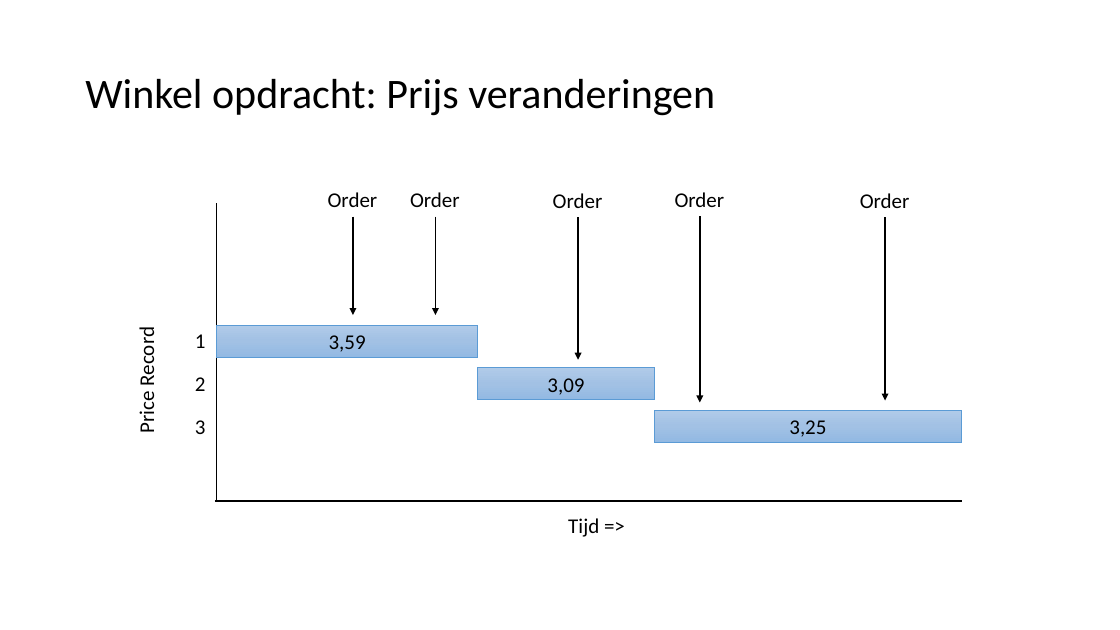
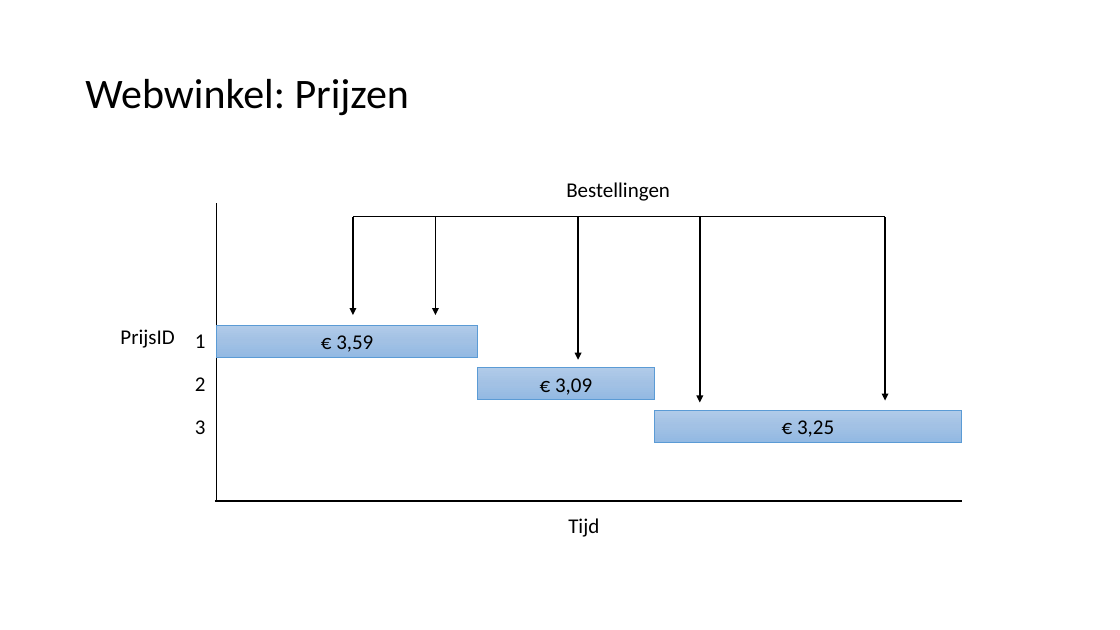
Before and after one commit to LFKoning/knowledge-sharing, a slide deck: slide 7 of sql/terugkom_ochtend/sql_terugkom_ochtend.pptx (slide 5 before the commit). Drawn at 1120x630 pixels with LibreOffice and Linux fonts; fonts in the diff are those of the drawing. Boxes give left, top, right and bottom in pixels: in the first picture for what was removed or moved away, otherwise in the second. Text is boxed around its words. In the diff, an @@ line names an element or a change of style, - is before the commit and + after.

```diff
--- a/sql/terugkom_ochtend/sql_terugkom_ochtend.pptx
+++ b/sql/terugkom_ochtend/sql_terugkom_ochtend.pptx
@@ title at (x1=85, y1=79, x2=409, y2=116): text changed @@
-Winkel opdracht: Prijs veranderingen
+Webwinkel: Prijzen
@@ text removed at (x1=328, y1=192, x2=378, y2=207) @@
-Order
@@ text removed at (x1=410, y1=192, x2=460, y2=207) @@
-Order
@@ text removed at (x1=553, y1=193, x2=603, y2=208) @@
-Order
@@ text added at (x1=566, y1=182, x2=670, y2=201), 18 pt, text #000000 @@
+Bestellingen
@@ text removed at (x1=675, y1=192, x2=725, y2=207) @@
-Order
@@ text removed at (x1=860, y1=193, x2=910, y2=208) @@
-Order
@@ line added from (353, 216) to (886, 216), #000000 1 pt @@
@@ text "PrijsID" at (x1=120, y1=329, x2=174, y2=348): rotation 0 to 90 degrees @@
@@ text at (x1=120, y1=329, x2=174, y2=348): text changed @@
-Price Record
+PrijsID
@@ text in rectangle at (x1=336, y1=335, x2=373, y2=352): text changed @@
-3,59
+€ 3,59
@@ text in rectangle at (x1=555, y1=378, x2=592, y2=395): text changed @@
-3,09
+€ 3,09
@@ text in rectangle at (x1=797, y1=420, x2=834, y2=437): text changed @@
-3,25
+€ 3,25
```
Also in this commit, not shown: 9 other slides changed, 18 slides added, 9 slides removed, 9 other files.
